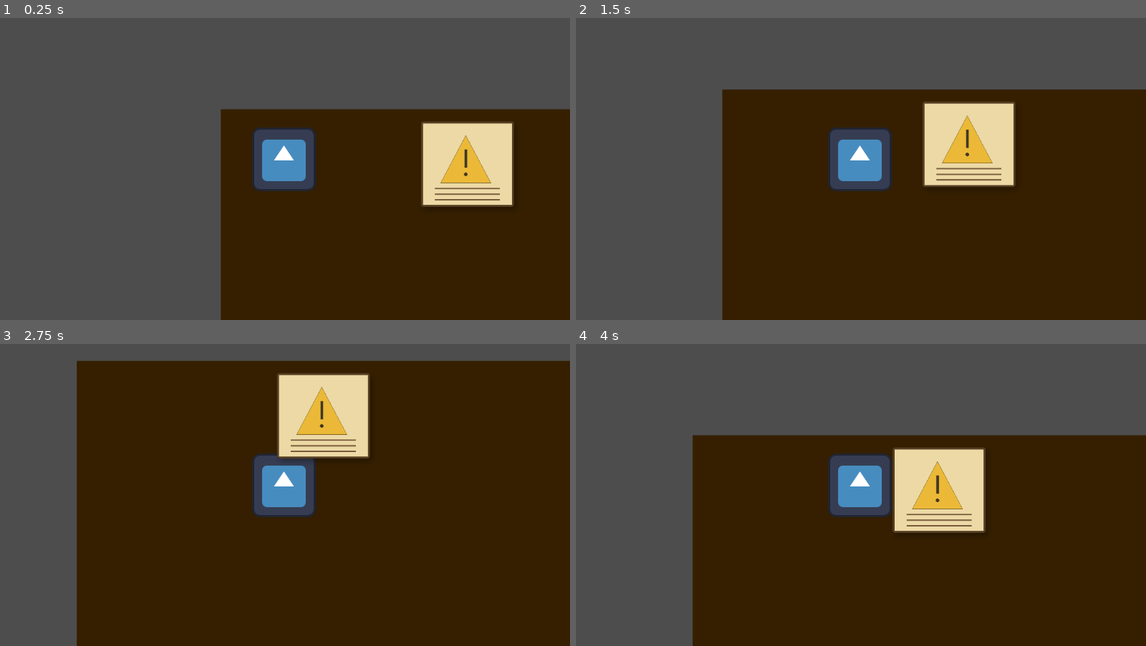
Above: before the commit, frames 1-4 (two rows, left to right).
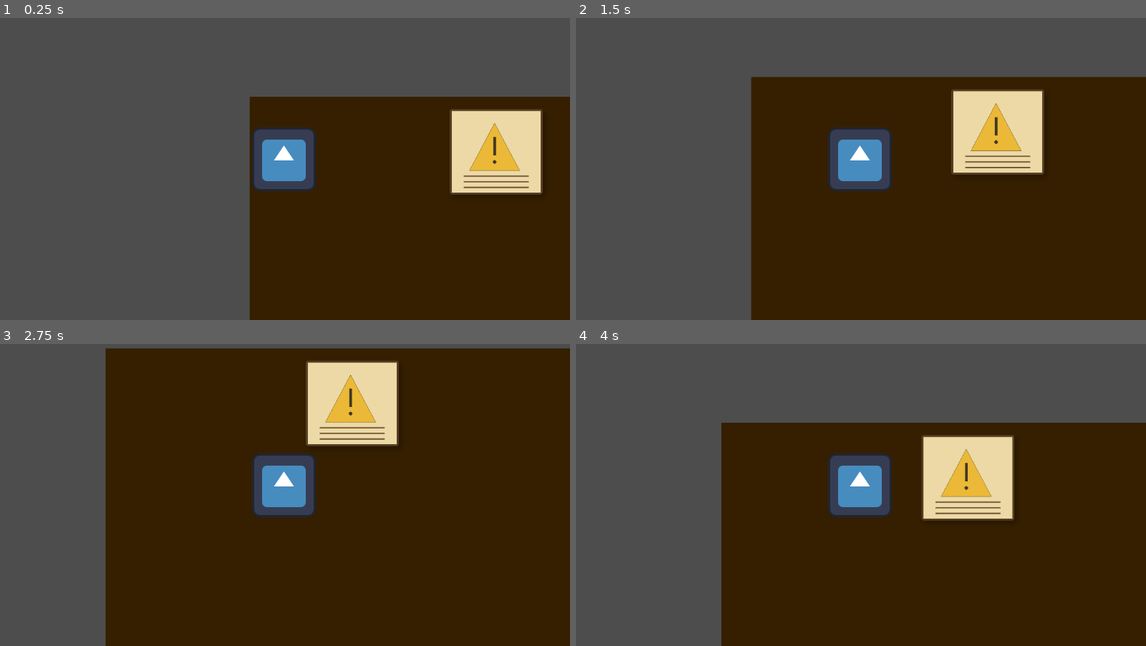
Above: after the commit, the same moments.

Repository: CISC204-S26/hw4-mmorey-ejsaylor
Game: Godot game, scene res://Scenes/generator_room.tscn
Two runs of this game, one before a commit and one after it. Both use one fixed random seed, a clock stepped at 60 frames per second and the inputs below. This scene is started directly instead of the project's main scene. The engine's default icon, where the game draws it, is replaced by a stand-in: a white triangle on a blue panel in a dark square.
Inputs:
- Up to frame 1 (0.25 s): no input
- Up to frame 2 (1.5 s): tap Enter at 0.5 s; hold D 0.53-1.28 s; tap E (interact) at 0.6, 1.35 s; hold S from 1.28 s (still down)
- Up to frame 3 (2.75 s): release S at 2.03 s; hold D from 2.03 s (still down); tap E (interact) at 2.1 s
- Up to frame 4 (4 s): release D at 2.78 s; hold W 2.78-3.53 s; tap E (interact) at 2.85, 3.5, 3.6 s; hold A from 3.53 s (still down)

The runs differ from the first frame. In frame 1, 11% of the frame differs, in the area x 38-100%, y 26-100%; in frame 2, 12%; in frame 3, 14%, in the area x 13-100%, y 1-100%; in frame 4, 12%.

Commit message:
player fixed

Diff:
--- a/hw-4-/Scenes/generator_room.tscn
+++ b/hw-4-/Scenes/generator_room.tscn
@@ -29,9 +29,6 @@
 offset_right = 1500.0
 offset_bottom = 1500.0
 color = Color(0.2091254, 0.12245969, 6.016344e-08, 1)
-
-[node name="Player" parent="." unique_id=2129770638 instance=ExtResource("1_vxwg8")]
-position = Vector2(127, 101)
 
 [node name="Walls" type="Node2D" parent="." unique_id=139144868]
 
@@ -109,3 +106,5 @@
 [node name="GeneratorMachine" parent="." unique_id=1915585199 instance=ExtResource("10_cggv2")]
 position = Vector2(67, 1139)
 rotation = -1.5707964
+
+[node name="Player" parent="." unique_id=2129770638 instance=ExtResource("1_vxwg8")]
--- a/hw-4-/Scripts/player.gd
+++ b/hw-4-/Scripts/player.gd
@@ -5,9 +5,15 @@
 
 var current_interactable: Node = null
 var prompt_label: Label = null
+var e_was_pressed: bool = false
 
 func _ready() -> void:
-	add_to_group("player")
+	prompt_label = get_node_or_null("CanvasLayer/Label")
+
+	if prompt_label != null:
+		prompt_label.text = ""
+	else:
+		print("Player is missing CanvasLayer/Label.")
 
 func _physics_process(_delta: float) -> void:
 	var direction = Vector2.ZERO
@@ -24,6 +30,26 @@
 	velocity = direction.normalized() * speed
 	move_and_slide()
 
+func _process(_delta: float) -> void:
+	if Input.is_key_pressed(KEY_E):
+		if e_was_pressed == false:
+			e_was_pressed = true
+			print("E was pressed")
+
+			if current_interactable != null:
+				print("Trying to interact with: ", current_interactable.name)
+
+				if current_interactable.has_method("interact"):
+					current_interactable.interact()
+				else:
+					print("This object has no interact function.")
+			else:
+				print("No interactable selected.")
+	else:
+		e_was_pressed = false
+
+
+
 func take_damage() -> void:
 	sprite.modulate = Color(1, 0, 0)
 	await get_tree().create_timer(0.2).timeout
@@ -32,6 +58,20 @@
 func _on_hitbox_body_entered(body: Node) -> void:
 	if body.is_in_group("enemy"):
 		take_damage()
+
+	if Input.is_action_just_pressed("interact"):
+		print("E was pressed")
+
+		if current_interactable != null:
+			print("Trying to interact with: ", current_interactable.name)
+
+			if current_interactable.has_method("interact"):
+				current_interactable.interact()
+			else:
+				print("This object has no interact function.")
+		else:
+			print("No interactable selected.")
+
 
 func set_interactable(target: Node, prompt_text: String) -> void:
 	current_interactable = target
